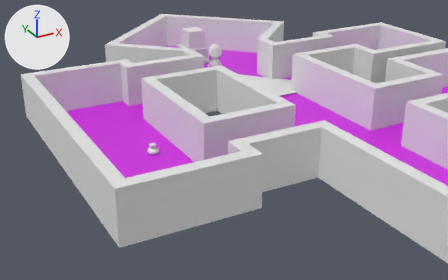
Before and after pictures for a commit that changed the Blender file scenes/level1.blend.
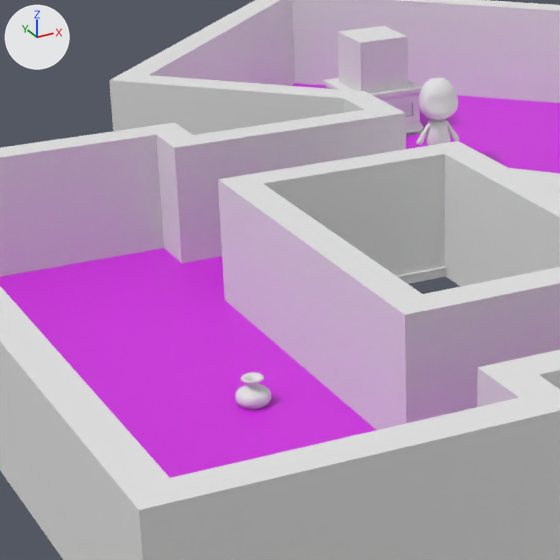
There are two pictures of each version: one from a 50 mm camera at (-15.35, -17.61, 10.33) aimed at (-4.65, 1.85, 0.6), one close up on the part from 15% to 57% of the width and 6% to 73% of the height. The axes (+X, +Y, +Z) are drawn at upper left. The lights are the same throughout.

The first close-up shows 'Floor', 'GuardDog', 'Jewel', 'Podium.001', 'Vase', 'WalkMesh'.
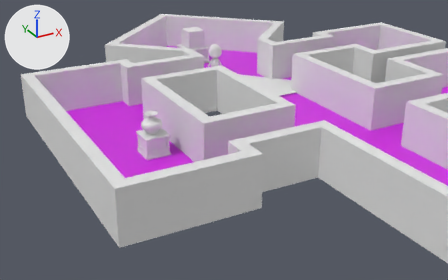
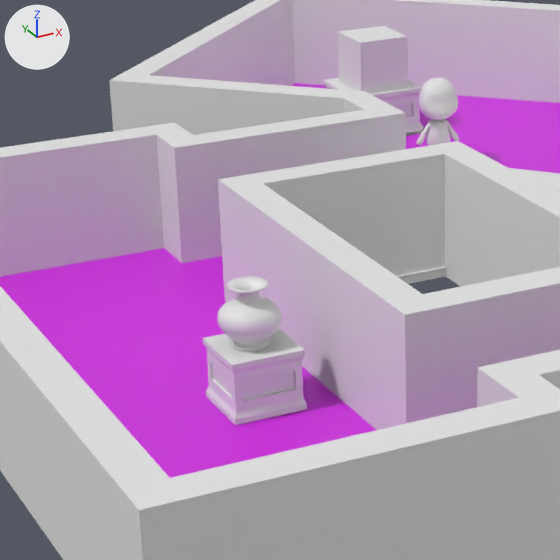
Commit message: Add podium for vase

Location of each change, [x1, y1, x2, y2] in pixels of the close-ups (560 x 560 px):
'Podium.002', added
    after: [203, 327, 307, 425]
'Vase', reshaped, moved
    before: [235, 372, 271, 409]
    after: [217, 276, 282, 351]

The change, as a diff of the scene's bpy script:
```diff
--- a/scenes/level1.blend.py
+++ b/scenes/level1.blend.py
@@ me_cube_002 @@
 me_cube_002.from_pydata(...)  # 313 vertices, 304 faces; spans x -0.24..0.24, y -0.24..0.24, z -0.315..0.15
 # used by ob_vase; location = (-7.06, 3.28, 0.21)
+# me_cube_002 part 1: the whole mesh is multiplied about its middle by the matrix ((1.734, 0.0, 0.0), (0.0, 1.734, 0.0), (0.0, 0.0, 1.734)), then moved by (0.0, 0.0, 0.018)
@@ ob_vase @@
 ob_vase = bpy.data.objects.new('Vase', me_cube_002)
-ob_vase.location = (-7.06, 3.28, 0.21)
+ob_vase.location = (-7.06, 3.28, 1.33)
 _m = ob_vase.modifiers.new('Solidify', 'SOLIDIFY')
@@ ob_podium_002 @@
+ob_podium_002 = bpy.data.objects.new('Podium.002', me_cube_001.copy())  # the mesh of ob_podium_001
+ob_podium_002.location = (-7.03, 3.26, 0.0)
+ob_podium_002.scale = (0.699, 0.699, 1.0)
```
